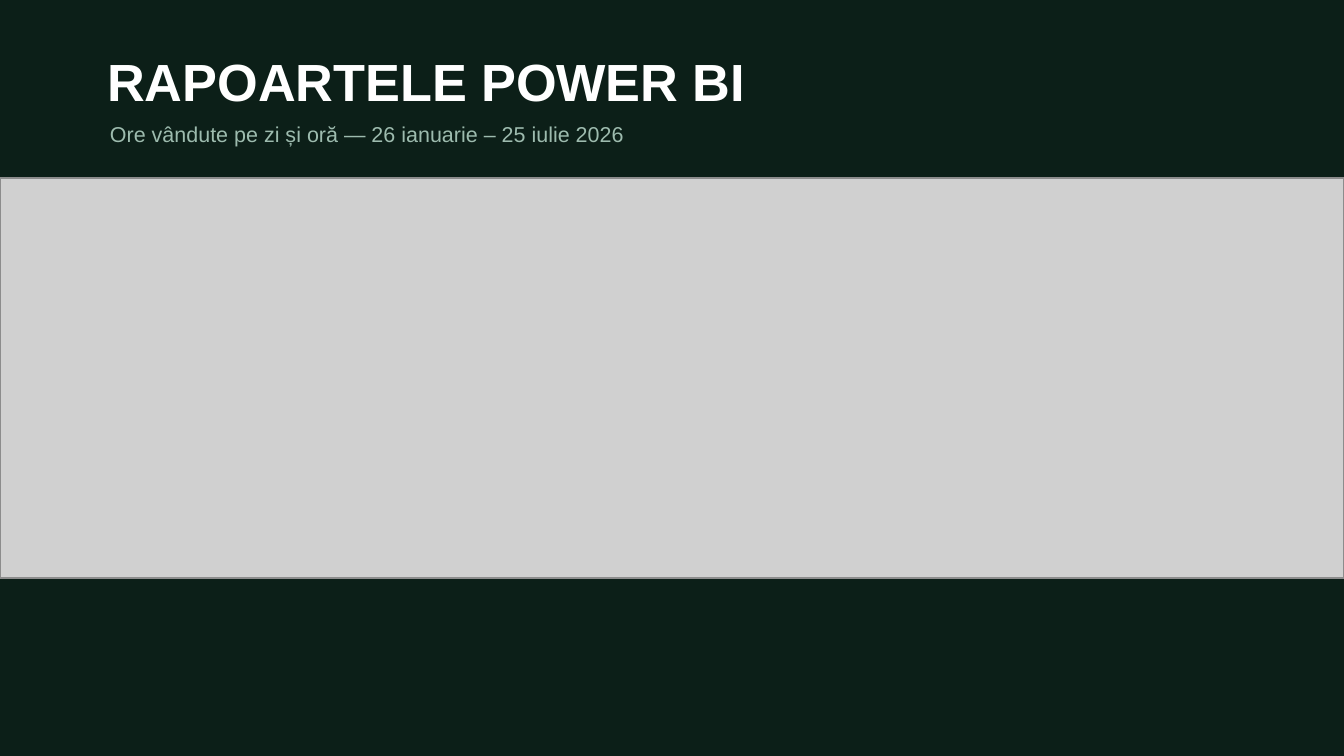
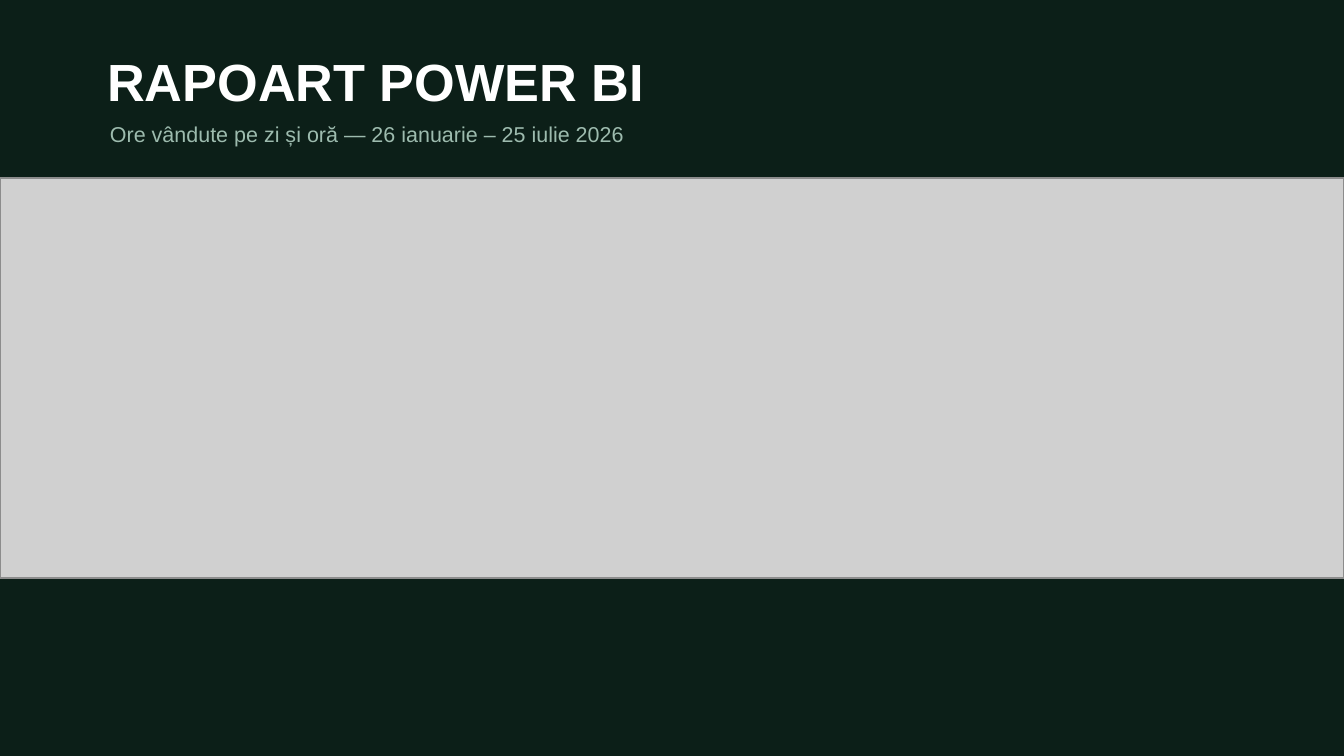
Before and after one commit to tudorgorgovan/CueUp, a slide deck: slide 11 of CueUp - prezentare.PPT. Drawn at 1344x756 pixels with LibreOffice and Linux fonts; fonts in the diff are those of the drawing; grey boxes stand for pictures. Boxes give left, top, right and bottom in pixels: in the first picture for what was removed or moved away, otherwise in the second. Text is boxed around its words. In the diff, an @@ line names an element or a change of style, - is before the commit and + after.

```diff
--- a/CueUp - prezentare.PPT
+++ b/CueUp - prezentare.PPT
@@ text at (107, 64, 644, 102): text changed @@
-RAPOARTELE POWER BI
+RAPOART POWER BI
```
Also in this commit, not shown: 1 other slide changed.
